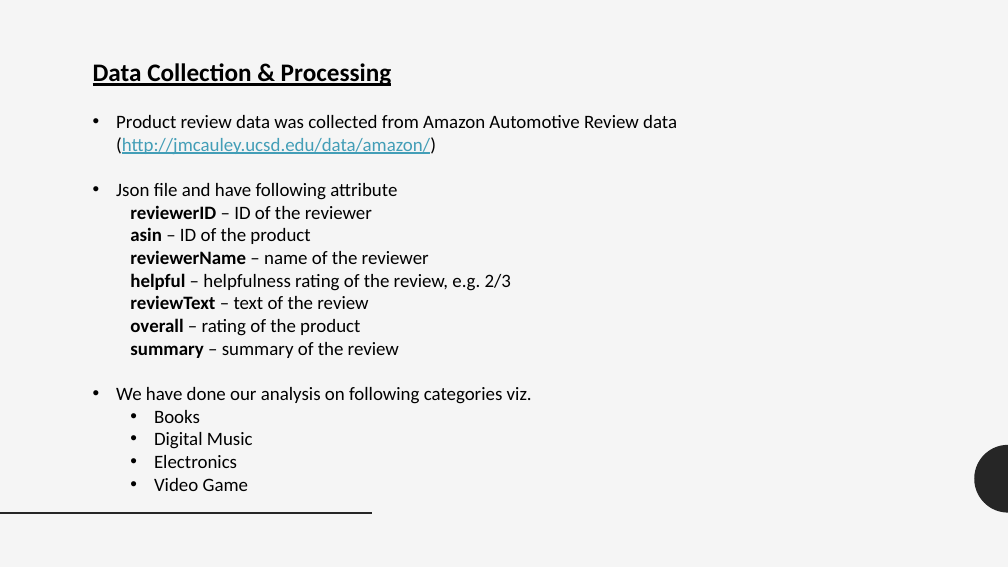
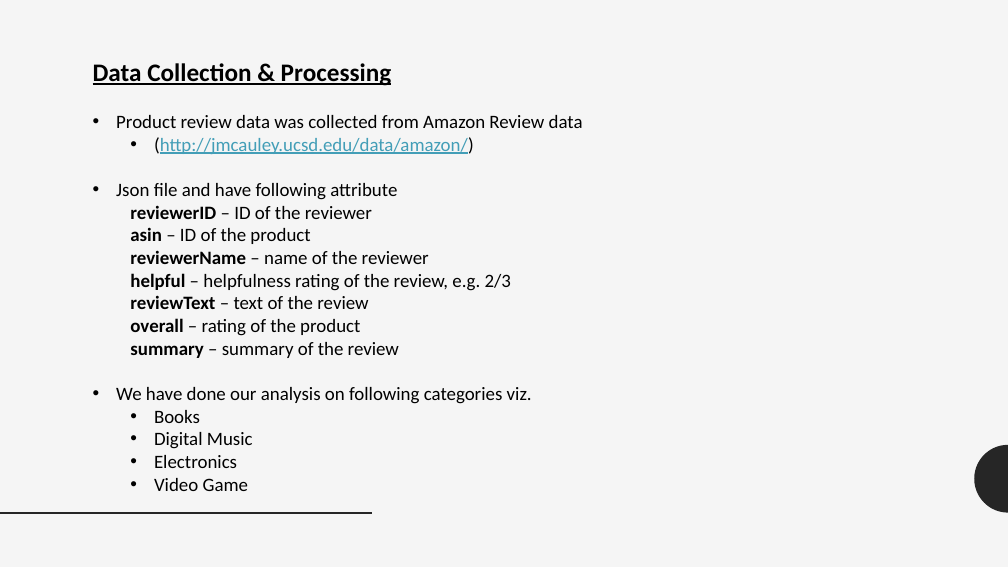
Before and after one commit to Varun-Shanbhag-007/CSP_EWA, a slide deck: slide 2 of IGNITE.pptm. Drawn at 1008x567 pixels with LibreOffice and Linux fonts; fonts in the diff are those of the drawing. Boxes give left, top, right and bottom in pixels: in the first picture for what was removed or moved away, otherwise in the second. Text is boxed around its words. In the diff, an @@ line names an element or a change of style, - is before the commit and + after.

Commit message:
Updated PPT

```diff
--- a/IGNITE.pptm
+++ b/IGNITE.pptm
@@ text at <box>116,115,583,154</box>: text changed @@
-• Product review data was collected from Amazon Automotive Review data (http://jmcauley.ucsd.edu/data/amazon/)
+• Product review data was collected from Amazon Review data
+  • (http://jmcauley.ucsd.edu/data/amazon/)
```
Also in this commit, not shown: 1 other slide changed, 1 slide added, 1 slide removed.
